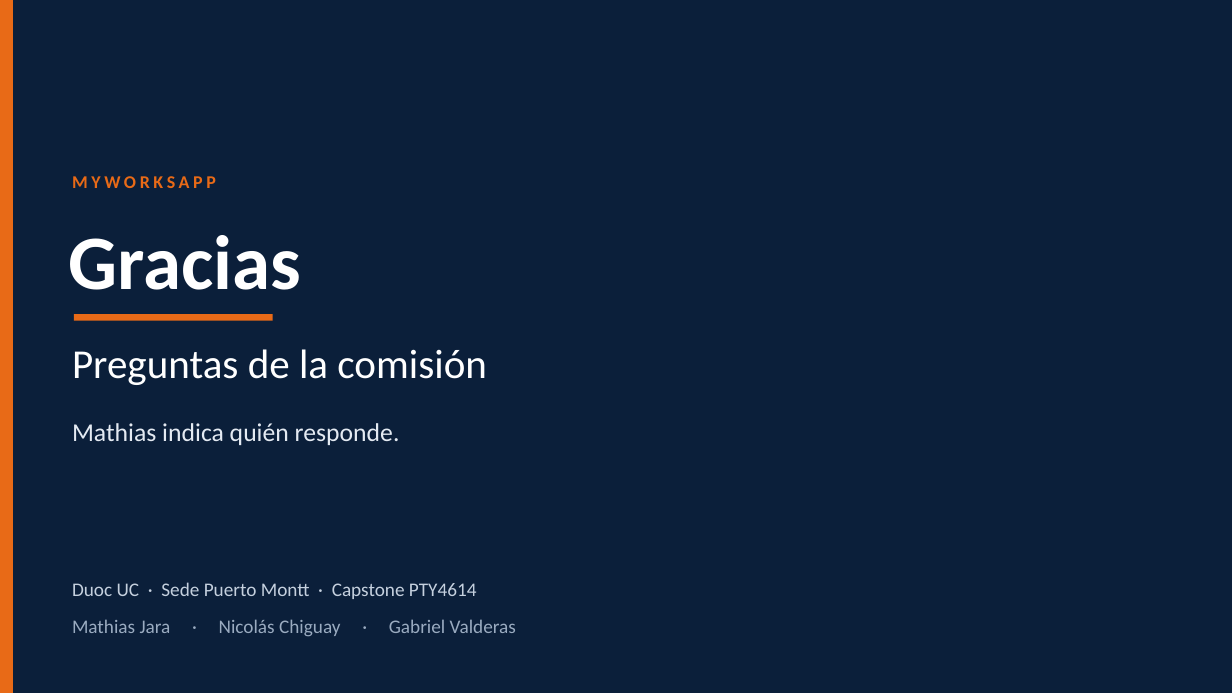
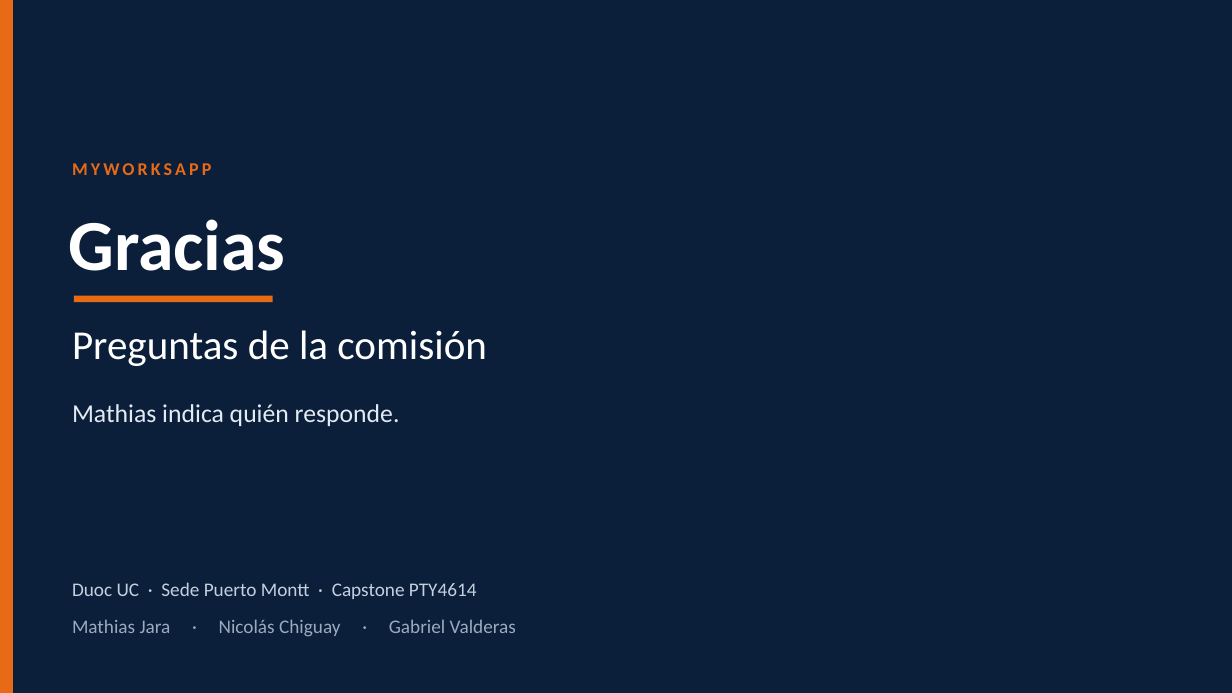
Before and after one commit to MathiasAlejandr0/MyWorksAppProyect, a slide deck: slide 15 of Fase 2/Presentacion_final_MyWorksApp.pptx (slide 8 before the commit). Drawn at 1232x693 pixels with LibreOffice and Linux fonts; fonts in the diff are those of the drawing. Boxes give left, top, right and bottom in pixels: in the first picture for what was removed or moved away, otherwise in the second. Text is boxed around its words. In the diff, an @@ line names an element or a change of style, - is before the commit and + after.

```diff
--- a/Fase 2/Presentacion_final_MyWorksApp.pptx
+++ b/Fase 2/Presentacion_final_MyWorksApp.pptx
@@ text "MYWORKSAPP": place and size @@
-text "MYWORKSAPP" at box(72, 176, 216, 188)
+text "MYWORKSAPP" at box(72, 163, 211, 175)
@@ text "MYWORKSAPP" at box(72, 163, 211, 175): letter spacing 2.8 to 2.4 pt @@
@@ text "Gracias": place and size @@
-text "Gracias" at box(68, 235, 300, 290)
+text "Gracias" at box(68, 219, 285, 271)
@@ text "Gracias" at box(68, 219, 285, 271): size 60 to 56 pt @@
@@ rectangle: place and size @@
-rectangle at box(74, 314, 273, 321)
+rectangle at box(74, 296, 273, 302)
@@ text "Preguntas de la comisión": place and size @@
-text "Preguntas de la comisión" at box(72, 349, 487, 385)
+text "Preguntas de la comisión" at box(72, 330, 487, 366)
@@ text "Mathias indica quién responde.": place and size @@
-text "Mathias indica quién responde." at box(72, 423, 400, 445)
+text "Mathias indica quién responde." at box(72, 404, 400, 426)
```
Also in this commit, not shown: 3 other slides changed, 11 slides added, 4 slides removed, 3 other files.
